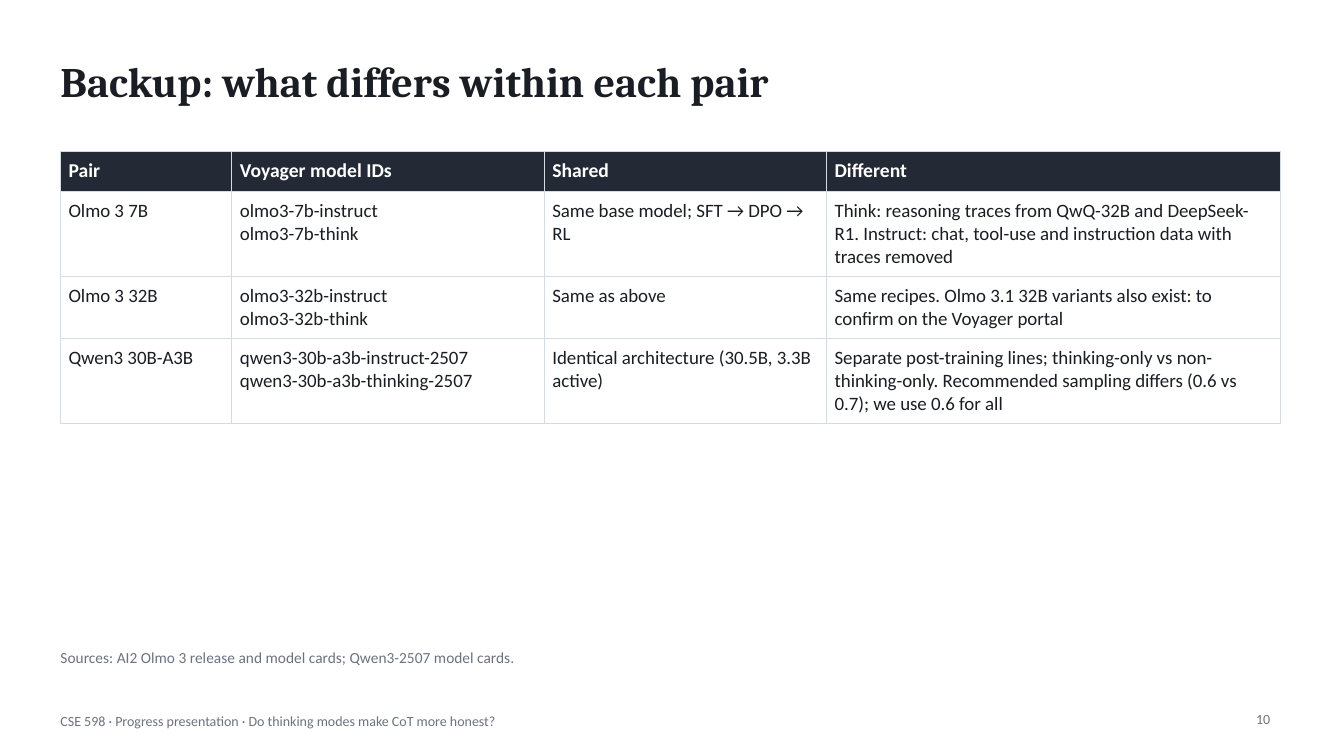
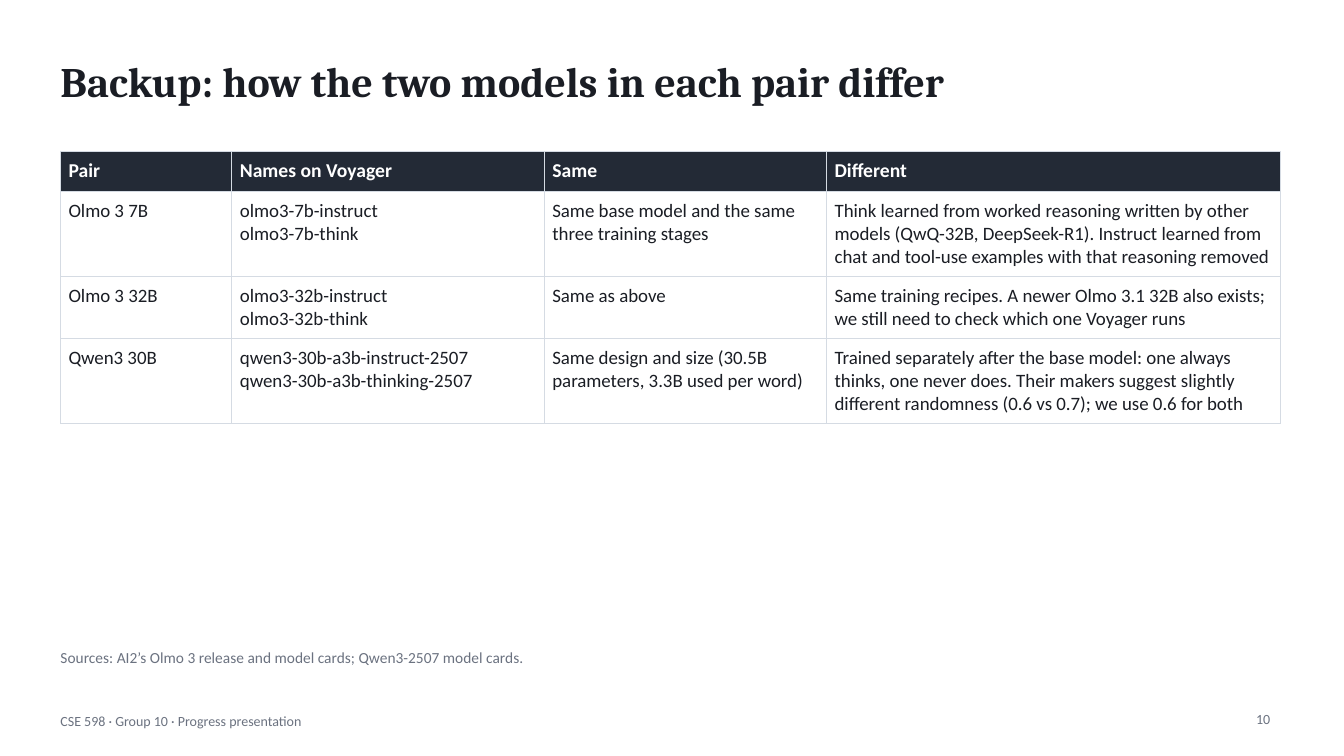
Before and after one commit to shrey-Bish/cse598-cot-faithfulness, a slide deck: slide 10 of presentation/CSE598_progress_presentation.pptx. Drawn at 1344x756 pixels with LibreOffice and Linux fonts; fonts in the diff are those of the drawing. Boxes give left, top, right and bottom in pixels: in the first picture for what was removed or moved away, otherwise in the second. Text is boxed around its words. In the diff, an @@ line names an element or a change of style, - is before the commit and + after.

Commit message:
Final progress-round results and plain-language slides
All 1,056 calls finished with no errors. Slides and READMEs now use the final
numbers and plain wording.

```diff
--- a/presentation/CSE598_progress_presentation.pptx
+++ b/presentation/CSE598_progress_presentation.pptx
@@ title at [60,67,944,106]: text changed @@
-Backup: what differs within each pair
+Backup: how the two models in each pair differ
@@ table at [60,151,1280,417] @@
-row 1, column 2: Voyager model IDs
+row 1, column 2: Names on Voyager
-row 1, column 3: Shared
+row 1, column 3: Same
-row 2, column 3: Same base model; SFT → DPO → RL
+row 2, column 3: Same base model and the same three training stages
-row 2, column 4: Think: reasoning traces from QwQ-32B and DeepSeek-R1. Instruct: chat, tool-use and instruction data with traces removed
+row 2, column 4: Think learned from worked reasoning written by other models (QwQ-32B, DeepSeek-R1). Instruct learned from chat and tool-use examples with that reasoning removed
-row 3, column 4: Same recipes. Olmo 3.1 32B variants also exist: to confirm on the Voyager portal
+row 3, column 4: Same training recipes. A newer Olmo 3.1 32B also exists; we still need to check which one Voyager runs
-row 4: Qwen3 30B-A3B | qwen3-30b-a3b-instruct-2507 / qwen3-30b-a3b-thinking-2507 | Identical architecture (30.5B, 3.3B active) | Separate post-training lines; thinking-only vs non-thinking-only. Recommended sampling differs (0.6 vs 0.7); we use 0.6 for all
+row 4: Qwen3 30B | qwen3-30b-a3b-instruct-2507 / qwen3-30b-a3b-thinking-2507 | Same design and size (30.5B parameters, 3.3B used per word) | Trained separately after the base model: one always thinks, one never does. Their makers suggest slightly different randomness (0.6 vs 0.7); we use 0.6 for both
@@ text at [60,652,523,665]: text changed @@
-Sources: AI2 Olmo 3 release and model cards; Qwen3-2507 model cards.
+Sources: AI2’s Olmo 3 release and model cards; Qwen3-2507 model cards.
@@ text at [60,716,301,729]: text changed @@
-CSE 598 · Progress presentation · Do thinking modes make CoT more honest?
+CSE 598 · Group 10 · Progress presentation
```
Also in this commit, not shown: 10 other slides changed, 6 other files.
